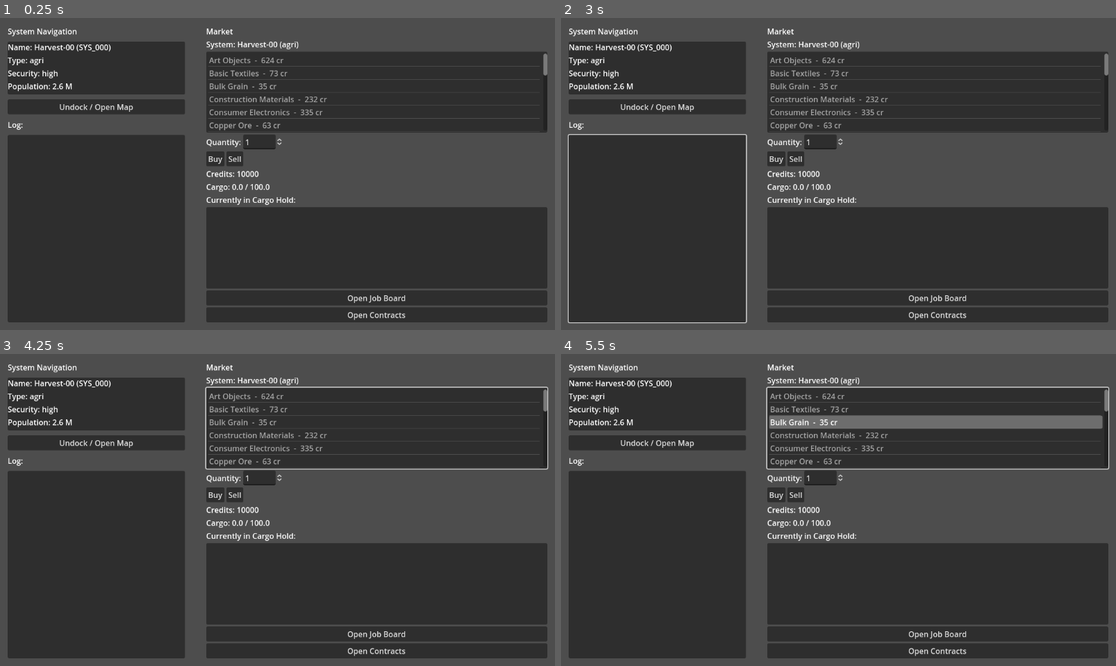
Above: before the commit, frames 1-4 (two rows, left to right).
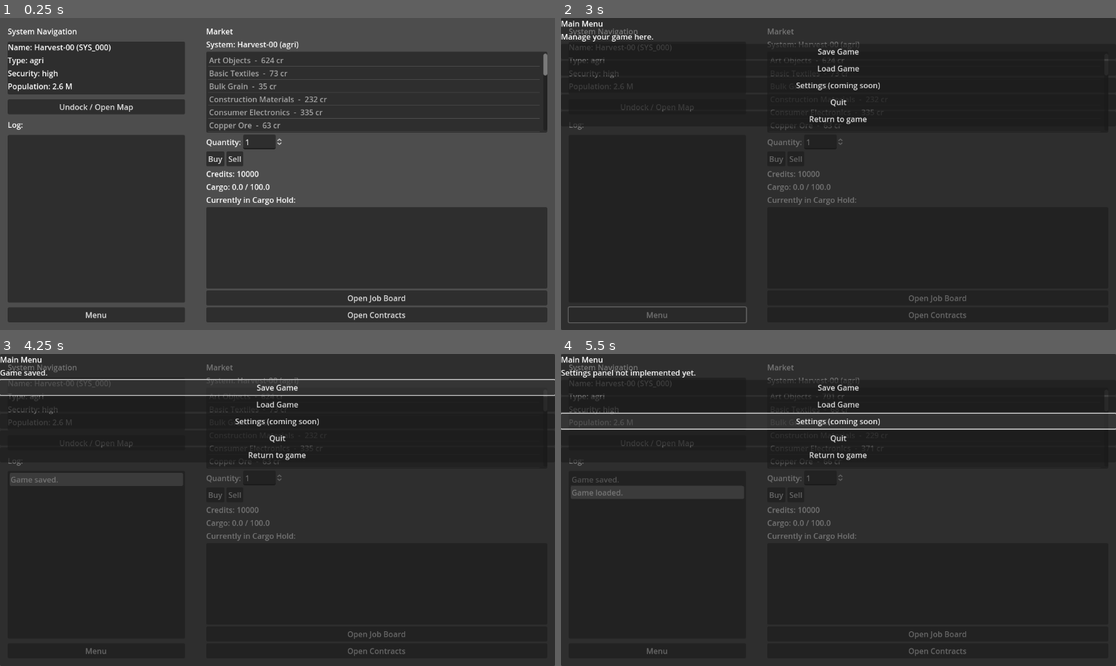
Above: after the commit, the same moments.

Repository: DKyd/Tiny-Cormorant
Game: Godot game, scene res://scenes/SystemList.tscn
Same seed, same stepped clock (60 frames per second), same inputs: the game is played once before the commit and once after it.
Inputs (mouse positions are in pixels of both pictures, inside the frame that each line leads up to):
- Up to frame 1 (0.25 s): no input
- Up to frame 2 (3 s): click "Undock / Open Map" at 0.5 s; click (605, 39) at 1.27 s; type "12" at 1.35 s; click "Dock" at 2 s; click (655, 314) at 2.75 s, where only the run after the commit has a clickable "Menu"
- Up to frame 3 (4.25 s): click (277, 388) at 3.5 s, where only the run after the commit has a clickable "Save Game"
- Up to frame 4 (5.5 s): click (838, 403) at 4.25 s, where only the run after the commit has a clickable "Load Game"; click (838, 422) at 5 s, where only the run after the commit has a clickable "Settings (coming soon)"

The runs differ from the first frame. In frame 1, 0.5% of the frame differs, in the area x 1-34%, y 91-97%; in frame 2, 38%; in frame 3, 37%; in frame 4, 41%, in the area x 0-100%, y 0-100%.

Commit message:
Main Menu and Save/Load Game added

Diff:
--- /dev/null
+++ b/scenes/MainMenuPanel.tscn
@@ -0,0 +1,56 @@
+[gd_scene load_steps=2 format=3 uid="uid://b58ulnvglqbt3"]
+
+[ext_resource type="Script" path="res://ui/MainMenuPanel.gd" id="1_hfenj"]
+
+[node name="MainMenuPanel" type="Control"]
+layout_mode = 3
+anchors_preset = 15
+anchor_right = 1.0
+anchor_bottom = 1.0
+grow_horizontal = 2
+grow_vertical = 2
+script = ExtResource("1_hfenj")
+
+[node name="PanelContainer" type="PanelContainer" parent="."]
+layout_mode = 1
+anchors_preset = 15
+anchor_right = 1.0
+anchor_bottom = 1.0
+grow_horizontal = 2
+grow_vertical = 2
+
+[node name="MarginContainer" type="MarginContainer" parent="PanelContainer"]
+layout_mode = 2
+
+[node name="VBoxContainer" type="VBoxContainer" parent="PanelContainer/MarginContainer"]
+layout_mode = 2
+
+[node name="TitleLabel" type="Label" parent="PanelContainer/MarginContainer/VBoxContainer"]
+layout_mode = 2
+text = "Main Menu
+"
+
+[node name="InfoLabel" type="Label" parent="PanelContainer/MarginContainer/VBoxContainer"]
+layout_mode = 2
+
+[node name="SaveButton" type="Button" parent="PanelContainer/MarginContainer/VBoxContainer"]
+layout_mode = 2
+text = "Save Game
+"
+
+[node name="LoadButton" type="Button" parent="PanelContainer/MarginContainer/VBoxContainer"]
+layout_mode = 2
+text = "Load Game"
+
+[node name="SettingsButton" type="Button" parent="PanelContainer/MarginContainer/VBoxContainer"]
+layout_mode = 2
+text = "Settings (coming soon)
+"
+
+[node name="QuitButton" type="Button" parent="PanelContainer/MarginContainer/VBoxContainer"]
+layout_mode = 2
+text = "Quit"
+
+[node name="CloseButton" type="Button" parent="PanelContainer/MarginContainer/VBoxContainer"]
+layout_mode = 2
+text = "Return to game"
--- a/scenes/SystemList.tscn
+++ b/scenes/SystemList.tscn
@@ -73,5 +73,10 @@
 layout_mode = 2
 size_flags_vertical = 3
 
+[node name="MenuButton" type="Button" parent="MainSplit/MarginContainer/VBoxContainer"]
+layout_mode = 2
+text = "Menu
+"
+
 [node name="MarketPanel" parent="MainSplit" instance=ExtResource("2_d0ode")]
 layout_mode = 2
--- a/singletons/GameState.gd
+++ b/singletons/GameState.gd
@@ -160,3 +160,51 @@
         remaining.append(c)
 
     active_contracts = remaining
+
+func save_game() -> void:
+    var path := "user://savegame.dat"
+    var file := FileAccess.open(path, FileAccess.WRITE)
+    if file == null:
+        push_error("Failed to open save file for writing.")
+        return
+
+    var data := {
+        "current_system_id": current_system_id,
+        "player_money": player_money,
+        "cargo": cargo,
+        "active_contracts": active_contracts,
+        "galaxy_systems": Galaxy.systems,
+    }
+
+    file.store_var(data, true)
+    Log.add("Game saved.")
+
+
+func load_game() -> void:
+    var path := "user://savegame.dat"
+    if not FileAccess.file_exists(path):
+        Log.add("No save file found.")
+        return
+
+    var file := FileAccess.open(path, FileAccess.READ)
+    if file == null:
+        push_error("Failed to open save file for reading.")
+        return
+
+    var data: Dictionary = file.get_var(true)
+
+    current_system_id = data.get("current_system_id", current_system_id)
+    player_money = data.get("player_money", player_money)
+    cargo = data.get("cargo", {})
+    active_contracts = data.get("active_contracts", [])
+
+    var saved_systems: Dictionary = data.get("galaxy_systems", {})
+    if not saved_systems.is_empty():
+        Galaxy.systems = saved_systems
+
+    # Safety: ensure we end up in a valid system
+    if current_system_id == "" or Galaxy.get_system(current_system_id).is_empty():
+        _ensure_starting_system()
+
+    Log.add("Game loaded.")
+    emit_signal("system_changed", current_system_id)
--- /dev/null
+++ b/ui/MainMenuPanel.gd
@@ -0,0 +1,43 @@
+# res://scenes/MainMenuPanel.gd
+extends Control
+
+@onready var title_label: Label = $PanelContainer/MarginContainer/VBoxContainer/TitleLabel
+@onready var info_label: Label = $PanelContainer/MarginContainer/VBoxContainer/InfoLabel
+@onready var save_button: Button = $PanelContainer/MarginContainer/VBoxContainer/SaveButton
+@onready var load_button: Button = $PanelContainer/MarginContainer/VBoxContainer/LoadButton
+@onready var settings_button: Button = $PanelContainer/MarginContainer/VBoxContainer/SettingsButton
+@onready var quit_button: Button = $PanelContainer/MarginContainer/VBoxContainer/QuitButton
+@onready var close_button: Button = $PanelContainer/MarginContainer/VBoxContainer/CloseButton
+
+
+func _ready() -> void:
+	title_label.text = "Main Menu"
+	info_label.text = "Manage your game here."
+
+	save_button.pressed.connect(_on_SaveButton_pressed)
+	load_button.pressed.connect(_on_LoadButton_pressed)
+	settings_button.pressed.connect(_on_SettingsButton_pressed)
+	quit_button.pressed.connect(_on_QuitButton_pressed)
+	close_button.pressed.connect(_on_CloseButton_pressed)
+
+
+func _on_SaveButton_pressed() -> void:
+	GameState.save_game()
+	info_label.text = "Game saved."
+
+
+func _on_LoadButton_pressed() -> void:
+	GameState.load_game()
+	info_label.text = "Game loaded."
+
+
+func _on_SettingsButton_pressed() -> void:
+	info_label.text = "Settings panel not implemented yet."
+
+
+func _on_QuitButton_pressed() -> void:
+	get_tree().quit()
+
+
+func _on_CloseButton_pressed() -> void:
+	queue_free()
--- a/ui/SystemList.gd
+++ b/ui/SystemList.gd
@@ -10,96 +10,110 @@
 @onready var dock_button: Button = $MainSplit/MarginContainer/VBoxContainer/DockButton
 @onready var log_label: Label = $MainSplit/MarginContainer/VBoxContainer/LogLabel
 @onready var log_list: ItemList = $MainSplit/MarginContainer/VBoxContainer/LogList
+@onready var menu_button: Button = $MainSplit/MarginContainer/VBoxContainer/MenuButton
 
 @onready var market_panel: Control = $MainSplit/MarketPanel
 
 
 func _ready() -> void:
-    title_label.text = "System Navigation"
+	title_label.text = "System Navigation"
 
-    GameState._ensure_starting_system()
+	GameState._ensure_starting_system()
 
-    # react to system changes (travel, auto-travel, etc.)
-    GameState.system_changed.connect(_on_system_changed)
+	# react to system changes (travel, auto-travel, etc.)
+	GameState.system_changed.connect(_on_system_changed)
 
-    # react to new log messages
-    Log.message_added.connect(_on_log_message_added)
+	# react to new log messages
+	Log.message_added.connect(_on_log_message_added)
 
-    # open/close map
-    dock_button.pressed.connect(_on_DockButton_pressed)
+	#connect buttons
+	dock_button.pressed.connect(_on_DockButton_pressed)
+	menu_button.pressed.connect(_on_MenuButton_pressed)
 
-    _refresh_ui()
+	_refresh_ui()
 
 
 func _refresh_ui() -> void:
-    var sys_id: String = GameState.current_system_id
-    if sys_id == "":
-        system_name_label.text = "No system selected"
-        system_type_label.text = ""
-        security_label.text = ""
-        population_label.text = ""
-    else:
-        var system: Dictionary = Galaxy.get_system(sys_id)
-        if system.is_empty():
-            system_name_label.text = "Unknown system"
-            system_type_label.text = ""
-            security_label.text = ""
-            population_label.text = ""
-        else:
-            var sys_name: String = system.get("name", "???")
-            var sys_type: String = system.get("system_type", "unknown")
-            var sys_sec: String = system.get("security_level", "unknown")
-            var sys_pop: int = int(system.get("population", 0))
+	var sys_id: String = GameState.current_system_id
+	if sys_id == "":
+		system_name_label.text = "No system selected"
+		system_type_label.text = ""
+		security_label.text = ""
+		population_label.text = ""
+	else:
+		var system: Dictionary = Galaxy.get_system(sys_id)
+		if system.is_empty():
+			system_name_label.text = "Unknown system"
+			system_type_label.text = ""
+			security_label.text = ""
+			population_label.text = ""
+		else:
+			var sys_name: String = system.get("name", "???")
+			var sys_type: String = system.get("system_type", "unknown")
+			var sys_sec: String = system.get("security_level", "unknown")
+			var sys_pop: int = int(system.get("population", 0))
 
-            system_name_label.text = "Name: %s (%s)" % [sys_name, sys_id]
-            system_type_label.text = "Type: %s" % sys_type
-            security_label.text = "Security: %s" % sys_sec
-            population_label.text = "Population: %s" % _format_population(sys_pop)
+			system_name_label.text = "Name: %s (%s)" % [sys_name, sys_id]
+			system_type_label.text = "Type: %s" % sys_type
+			security_label.text = "Security: %s" % sys_sec
+			population_label.text = "Population: %s" % _format_population(sys_pop)
 
-    # refresh market panel for current system
-    if is_instance_valid(market_panel) and market_panel.has_method("refresh_all"):
-        market_panel.refresh_all()
+	# refresh market panel for current system
+	if is_instance_valid(market_panel) and market_panel.has_method("refresh_all"):
+		market_panel.refresh_all()
 
-    # refresh log UI
-    _refresh_log()
+	# refresh log UI
+	_refresh_log()
 
 
 func _refresh_log() -> void:
-    log_list.clear()
-    for msg in Log.messages:
-        log_list.add_item(msg)
+	log_list.clear()
+	for msg in Log.messages:
+		log_list.add_item(msg)
 
-    var count: int = log_list.get_item_count()
-    if count > 0:
-        log_list.select(count - 1)
-        log_list.ensure_current_is_visible()
+	var count: int = log_list.get_item_count()
+	if count > 0:
+		log_list.select(count - 1)
+		log_list.ensure_current_is_visible()
 
 
 func _format_population(pop: int) -> String:
-    if pop >= 1_000_000:
-        return "%.1f M" % (float(pop) / 1_000_000.0)
-    elif pop >= 1_000:
-        return "%.1f K" % (float(pop) / 1_000.0)
-    return str(pop)
+	if pop >= 1_000_000:
+		return "%.1f M" % (float(pop) / 1_000_000.0)
+	elif pop >= 1_000:
+		return "%.1f K" % (float(pop) / 1_000.0)
+	return str(pop)
 
 
 func _on_log_message_added() -> void:
-    _refresh_log()
+	_refresh_log()
 
 
 func _on_system_changed(new_system_id: String) -> void:
-    _refresh_ui()
+	_refresh_ui()
 
 
 func _on_DockButton_pressed() -> void:
-    var map_panel_scene: PackedScene = load("res://scenes/MapPanel.tscn")
-    if map_panel_scene == null:
-        push_error("Failed to load MapPanel.tscn")
-        return
+	var map_panel_scene: PackedScene = load("res://scenes/MapPanel.tscn")
+	if map_panel_scene == null:
+		push_error("Failed to load MapPanel.tscn")
+		return
 
-    var map_panel: Control = map_panel_scene.instantiate()
-    add_child(map_panel)
+	var map_panel: Control = map_panel_scene.instantiate()
+	add_child(map_panel)
 
-    # Godot 4: anchors + offsets preset to fill parent
-    map_panel.set_anchors_preset(Control.PRESET_FULL_RECT)
-    map_panel.set_offsets_preset(Control.PRESET_FULL_RECT)
+	# Godot 4: anchors + offsets preset to fill parent
+	map_panel.set_anchors_preset(Control.PRESET_FULL_RECT)
+	map_panel.set_offsets_preset(Control.PRESET_FULL_RECT)
+
+func _on_MenuButton_pressed() -> void:
+	var menu_scene: PackedScene = load("res://scenes/MainMenuPanel.tscn")
+	if menu_scene == null:
+		push_error("Failed to load MainMenuPanel.tscn")
+		return
+
+	var menu_panel: Control = menu_scene.instantiate()
+	add_child(menu_panel)
+
+	menu_panel.set_anchors_preset(Control.PRESET_FULL_RECT)
+	menu_panel.set_offsets_preset(Control.PRESET_FULL_RECT)
